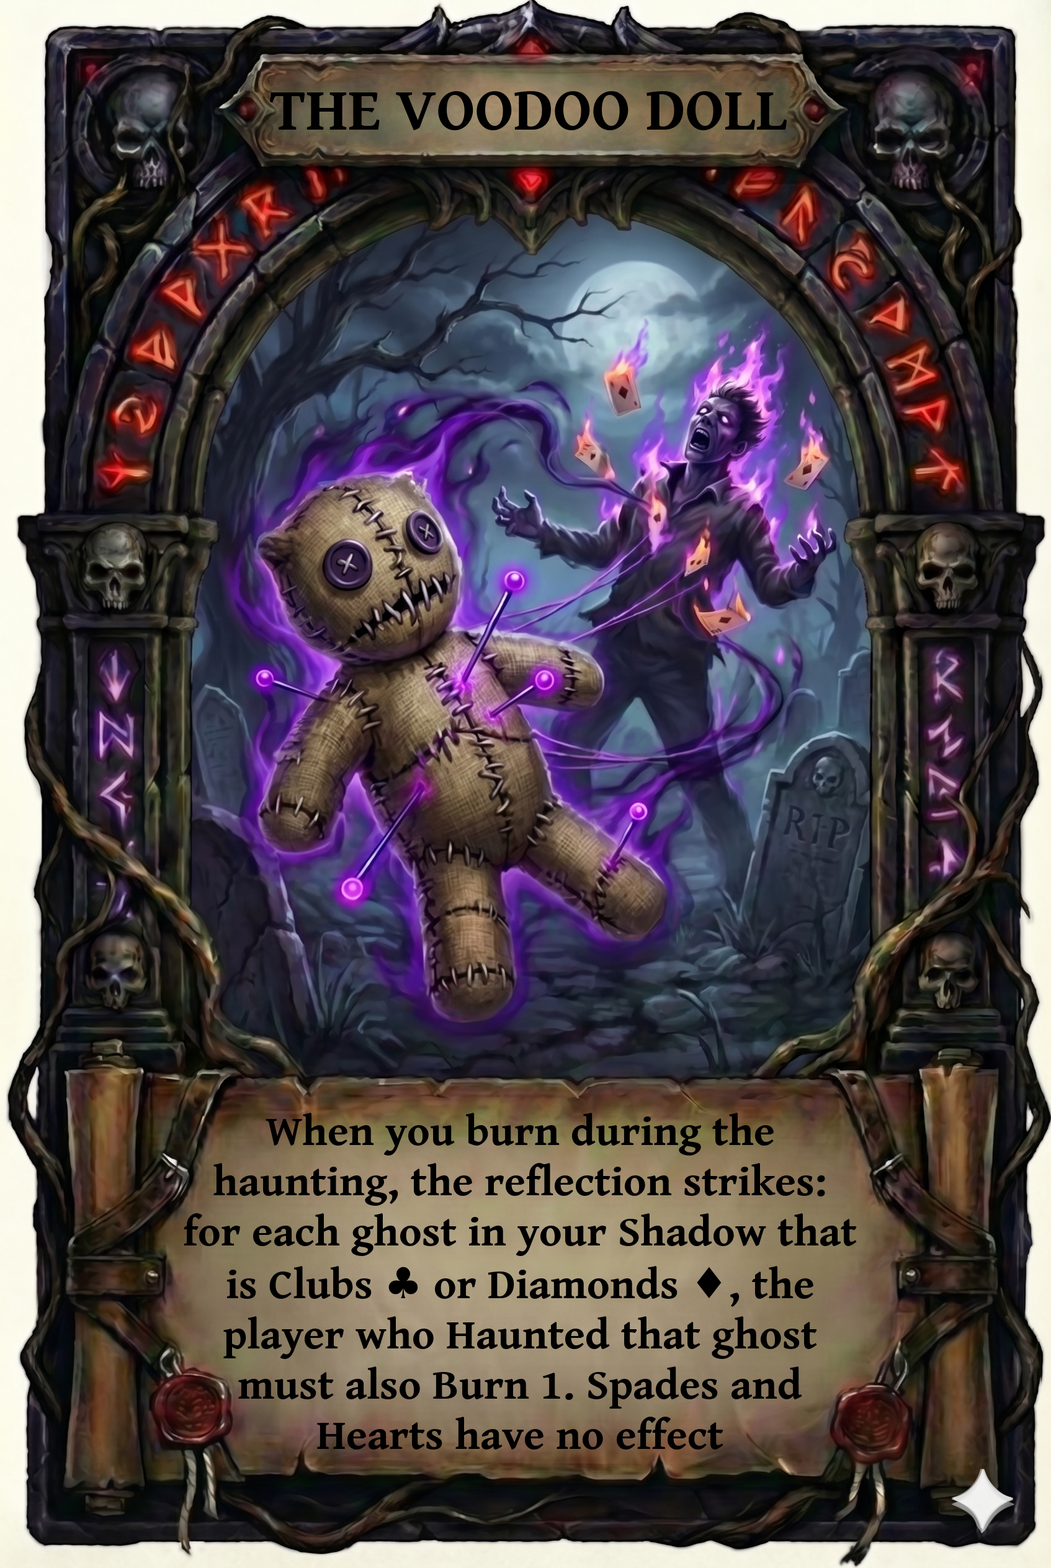
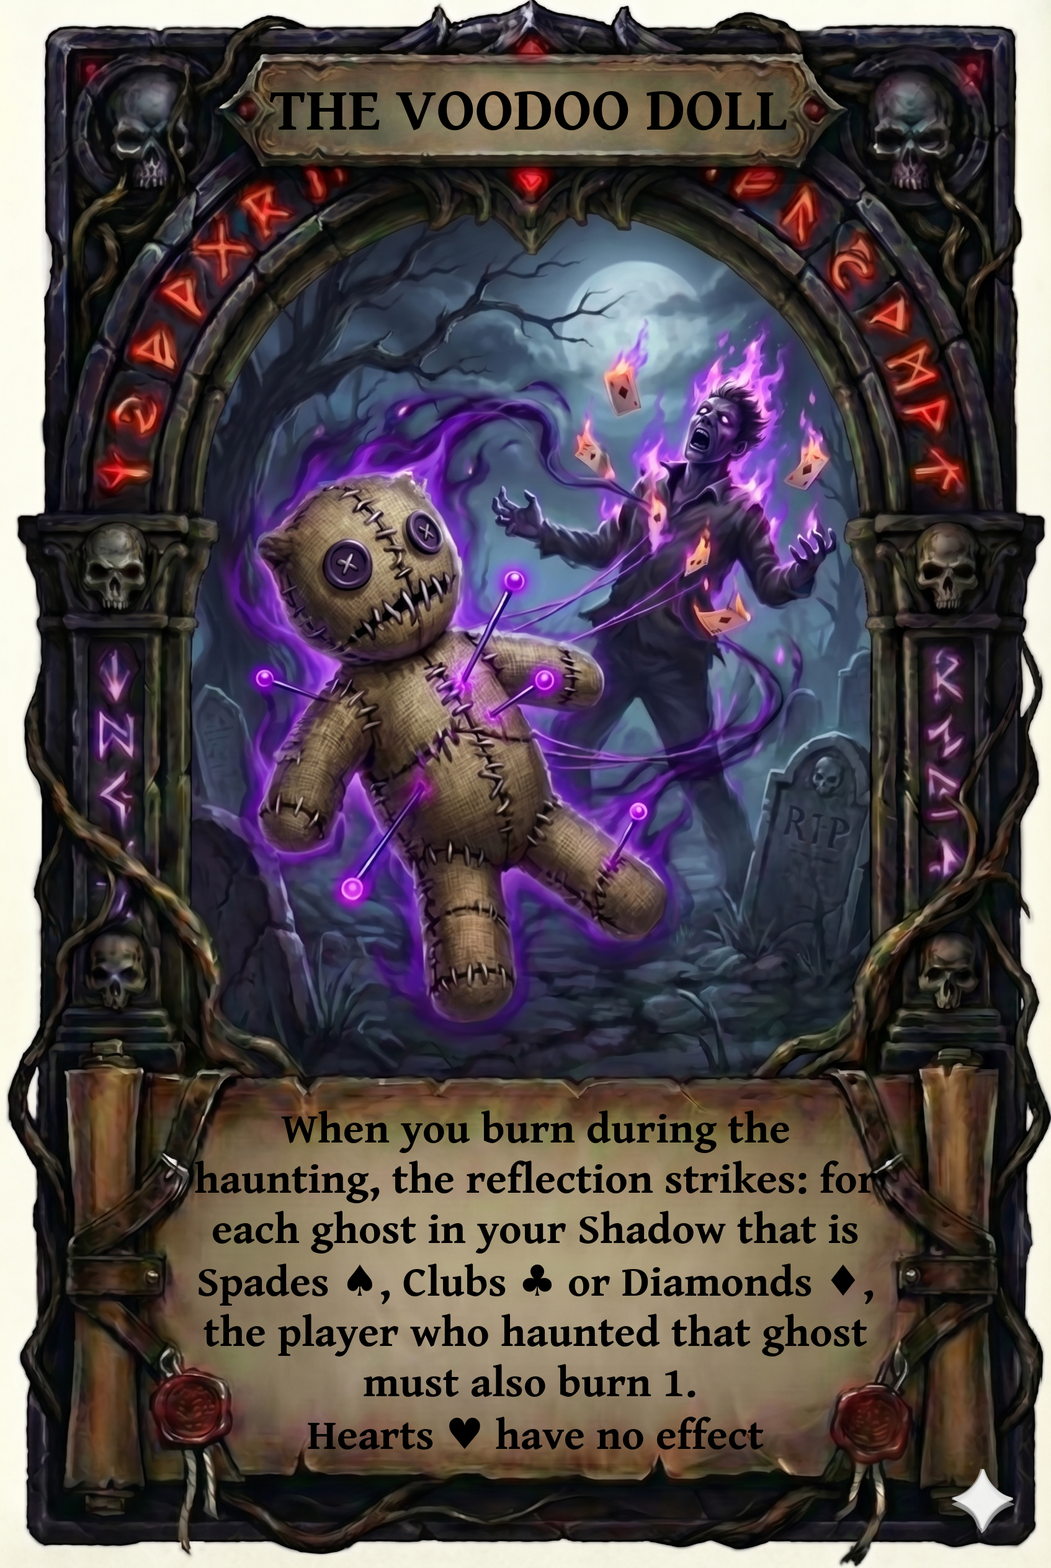
Comparing the layer stacks of the two 1051 × 1568 images. Changes:
painted on "When you burn during the haunt..." over [183, 1110, 877, 1450]